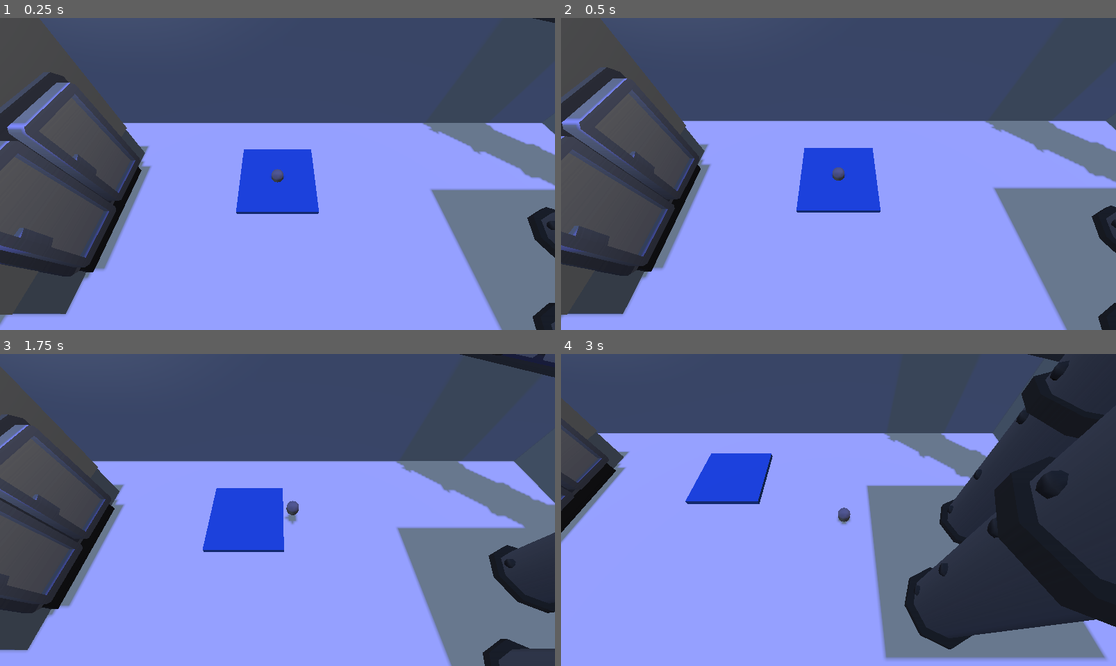
Above: before the commit, frames 1-4 (two rows, left to right).
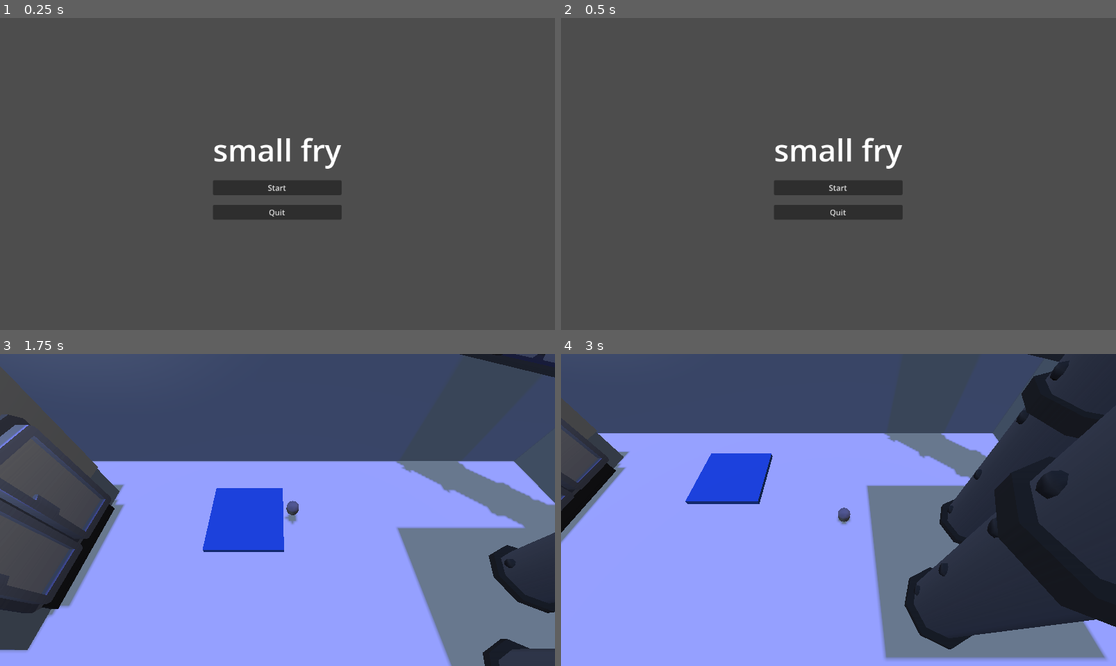
Above: after the commit, the same moments.

Repository: Devansh-Ruia/small-fry
Game: Godot game, scene res://ui/main_menu.tscn
Two runs of this game, one before a commit and one after it. Both use one fixed random seed, a clock stepped at 60 frames per second and the inputs below. Before the commit the project starts from res://rooms/room_01.tscn.
Inputs (mouse positions are in pixels of both pictures, inside the frame that each line leads up to):
- Up to frame 1 (0.25 s): no input
- Up to frame 2 (0.5 s): no input
- Up to frame 3 (1.75 s): click (277, 522) at 0.5 s, where only the run after the commit has a clickable "Start"; tap Enter at 1.25 s; hold D (move_right) from 1.28 s (still down); hold Shift (run) from 1.28 s (still down); tap Space (jump) at 1.52 s
- Up to frame 4 (3 s): release D (move_right) at 2.03 s; release Shift (run) at 2.03 s; hold S (move_back) 2.03-2.78 s; tap Shift (run) at 2.1 s; tap Space (jump) at 2.27 s; hold D (move_right) from 2.78 s (still down); hold Shift (run) from 2.78 s (still down)

The runs differ from the first frame. In frame 1, 84% of the frame differs, in the area x 0-100%, y 0-100%; in frame 2, 85%; in frame 3, less than 0.1%; in frame 4, nothing differs.

Commit message:
Implement main menu and exit area functionality; update scene transitions

Diff:
--- a/project.godot
+++ b/project.godot
@@ -11,7 +11,7 @@
 [application]
 
 config/name="small fry"
-run/main_scene="res://rooms/room_01.tscn"
+run/main_scene="res://ui/main_menu.tscn"
 config/features=PackedStringArray("4.7", "GL Compatibility")
 
 [autoload]
--- /dev/null
+++ b/rooms/exit_area.gd
@@ -0,0 +1,15 @@
+extends Area3D
+## Room-advance trigger. Sits over a room's exit pad; when the player body enters,
+## loads the next scene. Reused by both rooms via the exported target path.
+
+## Scene to load when the player reaches this exit.
+@export_file("*.tscn") var next_scene: String
+
+func _ready() -> void:
+	body_entered.connect(_on_body_entered)
+
+func _on_body_entered(body: Node3D) -> void:
+	# Only the player advances rooms. The cat never reaches an exit pad, but match
+	# by name so a stray body can't trigger a scene change.
+	if next_scene != "" and body.name == "Player":
+		get_tree().change_scene_to_file(next_scene)
--- a/rooms/room_01.tscn
+++ b/rooms/room_01.tscn
@@ -7,6 +7,7 @@
 [ext_resource type="PackedScene" uid="uid://buypdocnny7p" path="res://rooms/3dAssets/machine-fortified.glb" id="5_dhk51"]
 [ext_resource type="PackedScene" uid="uid://btna1bndx28n3" path="res://rooms/3dAssets/conveyor.glb" id="6_r1ded"]
 [ext_resource type="PackedScene" uid="uid://cs1ajn88an1u7" path="res://rooms/3dAssets/conveyor-bars-fence.glb" id="7_6peq8"]
+[ext_resource type="Script" path="res://rooms/exit_area.gd" id="8_exit"]
 
 [sub_resource type="ProceduralSkyMaterial" id="SkyMat"]
 
@@ -82,6 +83,9 @@
 
 [sub_resource type="BoxShape3D" id="SqueezeBox"]
 size = Vector3(1.7, 0.4, 0.6)
+
+[sub_resource type="BoxShape3D" id="ExitBox"]
+size = Vector3(1.5, 0.6, 1.5)
 
 [sub_resource type="Curve3D" id="CatPathCurve"]
 _data = {
@@ -359,4 +363,12 @@
 [node name="CollisionShape3D" type="CollisionShape3D" parent="SqueezeArea"]
 shape = SubResource("SqueezeBox")
 
+[node name="ExitArea" type="Area3D" parent="."]
+transform = Transform3D(1, 0, 0, 0, 1, 0, 0, 0, 1, 0, 0.3, 5.5)
+script = ExtResource("8_exit")
+next_scene = "res://rooms/room_02.tscn"
+
+[node name="CollisionShape3D" type="CollisionShape3D" parent="ExitArea"]
+shape = SubResource("ExitBox")
+
 [connection signal="body_entered" from="SqueezeArea" to="Player" method="_on_squeeze_entered"]
--- a/rooms/room_02.tscn
+++ b/rooms/room_02.tscn
@@ -1,10 +1,14 @@
-[gd_scene load_steps=10 format=3]
+[gd_scene load_steps=12 format=3]
 
 [ext_resource type="PackedScene" path="res://player/player.tscn" id="1_player"]
 [ext_resource type="PackedScene" path="res://enemy/cat.tscn" id="2_cat"]
+[ext_resource type="Script" path="res://rooms/exit_area.gd" id="3_exit"]
 
 [sub_resource type="BoxShape3D" id="SqueezeBox"]
 size = Vector3(0.6, 0.4, 0.4)
+
+[sub_resource type="BoxShape3D" id="ExitBox"]
+size = Vector3(1.5, 0.6, 1.5)
 
 [sub_resource type="ProceduralSkyMaterial" id="SkyMat"]
 
@@ -120,4 +124,12 @@
 [node name="CollisionShape3D" type="CollisionShape3D" parent="SqueezeArea"]
 shape = SubResource("SqueezeBox")
 
+[node name="ExitArea" type="Area3D" parent="."]
+transform = Transform3D(1, 0, 0, 0, 1, 0, 0, 0, 1, 0, 0.3, 11.5)
+script = ExtResource("3_exit")
+next_scene = "res://ui/win_screen.tscn"
+
+[node name="CollisionShape3D" type="CollisionShape3D" parent="ExitArea"]
+shape = SubResource("ExitBox")
+
 [connection signal="body_entered" from="SqueezeArea" to="Player" method="_on_squeeze_entered"]
--- /dev/null
+++ b/ui/main_menu.gd
@@ -0,0 +1,12 @@
+extends Control
+## Main menu. Title text plus a Start button into room_01 and an optional Quit.
+
+func _ready() -> void:
+	$Center/VBox/StartButton.pressed.connect(_on_start)
+	$Center/VBox/QuitButton.pressed.connect(_on_quit)
+
+func _on_start() -> void:
+	get_tree().change_scene_to_file("res://rooms/room_01.tscn")
+
+func _on_quit() -> void:
+	get_tree().quit()
--- /dev/null
+++ b/ui/main_menu.tscn
@@ -0,0 +1,38 @@
+[gd_scene load_steps=2 format=3]
+
+[ext_resource type="Script" path="res://ui/main_menu.gd" id="1_menu"]
+
+[node name="MainMenu" type="Control"]
+layout_mode = 3
+anchors_preset = 15
+anchor_right = 1.0
+anchor_bottom = 1.0
+grow_horizontal = 2
+grow_vertical = 2
+script = ExtResource("1_menu")
+
+[node name="Center" type="CenterContainer" parent="."]
+layout_mode = 1
+anchors_preset = 15
+anchor_right = 1.0
+anchor_bottom = 1.0
+grow_horizontal = 2
+grow_vertical = 2
+
+[node name="VBox" type="VBoxContainer" parent="Center"]
+layout_mode = 2
+theme_override_constants/separation = 20
+
+[node name="Title" type="Label" parent="Center/VBox"]
+layout_mode = 2
+theme_override_font_sizes/font_size = 64
+text = "small fry"
+horizontal_alignment = 1
+
+[node name="StartButton" type="Button" parent="Center/VBox"]
+layout_mode = 2
+text = "Start"
+
+[node name="QuitButton" type="Button" parent="Center/VBox"]
+layout_mode = 2
+text = "Quit"
--- /dev/null
+++ b/ui/win_screen.gd
@@ -0,0 +1,8 @@
+extends Control
+## Win screen shown after room_02's exit. Text plus a button back to the menu.
+
+func _ready() -> void:
+	$Center/VBox/MenuButton.pressed.connect(_on_menu)
+
+func _on_menu() -> void:
+	get_tree().change_scene_to_file("res://ui/main_menu.tscn")
--- /dev/null
+++ b/ui/win_screen.tscn
@@ -0,0 +1,34 @@
+[gd_scene load_steps=2 format=3]
+
+[ext_resource type="Script" path="res://ui/win_screen.gd" id="1_win"]
+
+[node name="WinScreen" type="Control"]
+layout_mode = 3
+anchors_preset = 15
+anchor_right = 1.0
+anchor_bottom = 1.0
+grow_horizontal = 2
+grow_vertical = 2
+script = ExtResource("1_win")
+
+[node name="Center" type="CenterContainer" parent="."]
+layout_mode = 1
+anchors_preset = 15
+anchor_right = 1.0
+anchor_bottom = 1.0
+grow_horizontal = 2
+grow_vertical = 2
+
+[node name="VBox" type="VBoxContainer" parent="Center"]
+layout_mode = 2
+theme_override_constants/separation = 20
+
+[node name="WinLabel" type="Label" parent="Center/VBox"]
+layout_mode = 2
+theme_override_font_sizes/font_size = 56
+text = "You made it"
+horizontal_alignment = 1
+
+[node name="MenuButton" type="Button" parent="Center/VBox"]
+layout_mode = 2
+text = "Main Menu"
Not shown, added: rooms/exit_area.gd.uid
Not shown, added: ui/main_menu.gd.uid
Not shown, added: ui/win_screen.gd.uid
Not shown, changed: build/web/index.html
Not shown, changed: build/web/index.pck
